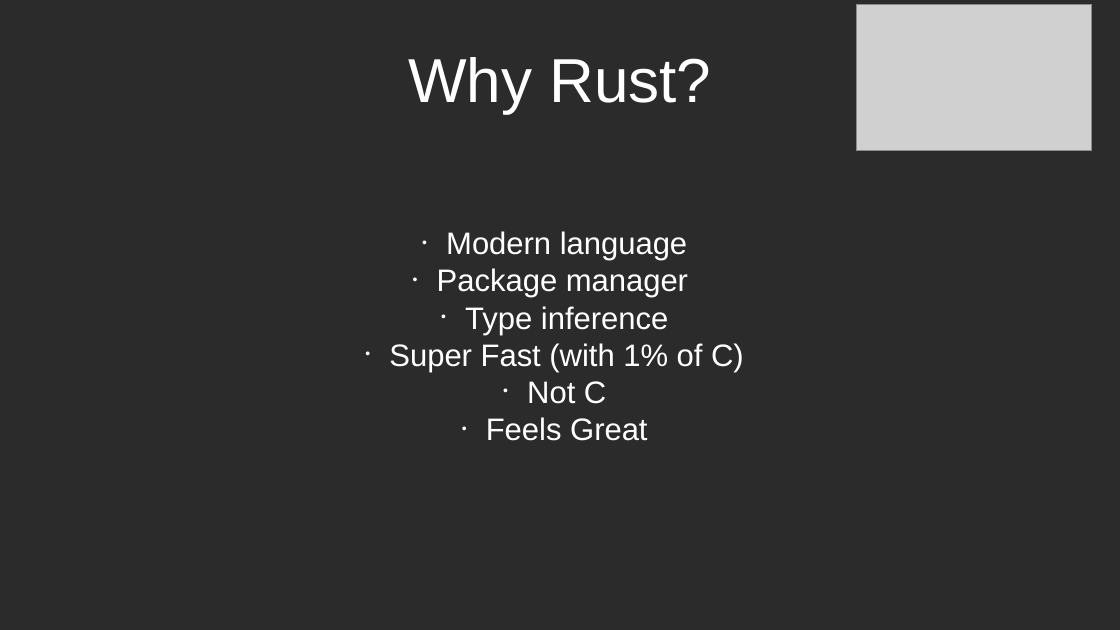
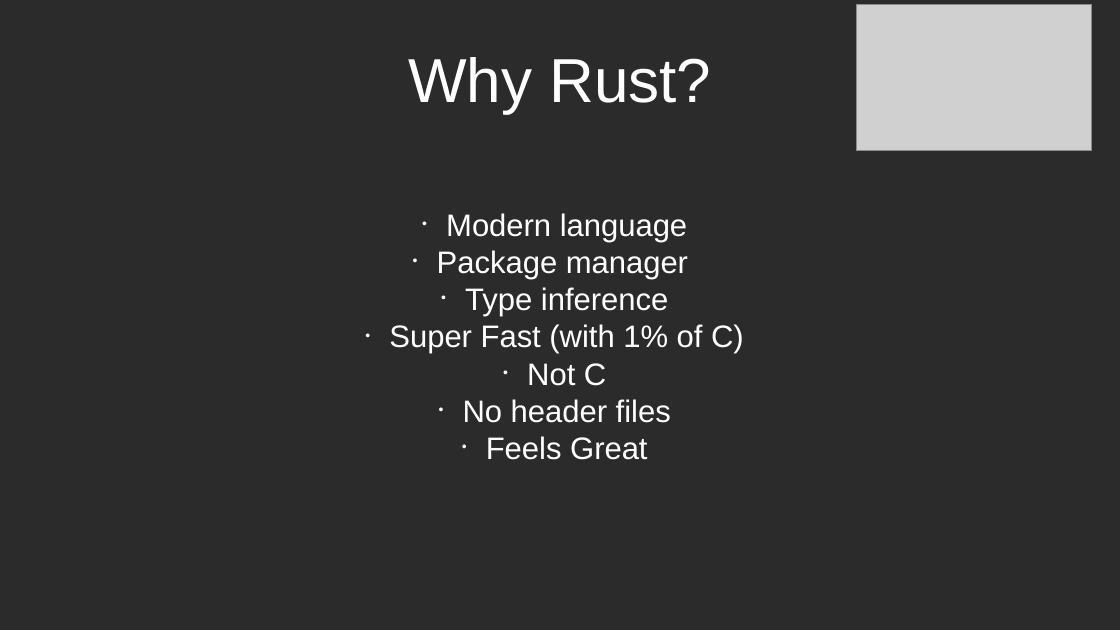
Before and after one commit to lucastepper/rust_talk, a slide deck: slide 4 of rust_presentation.odp. Drawn at 1120x630 pixels with LibreOffice and Linux fonts; fonts in the diff are those of the drawing; grey boxes stand for pictures; background and template pictures are left out; a plain dark background stands for a picture behind light text. Boxes give left, top, right and bottom in pixels: in the first picture for what was removed or moved away, otherwise in the second. Text is boxed around its words. In the diff, an @@ line names an element or a change of style, - is before the commit and + after.

```diff
--- a/rust_presentation.odp
+++ b/rust_presentation.odp
@@ text at box(463, 399, 671, 423): paragraph added @@
+• No header files
```
Also in this commit, not shown: 1 other slide changed, 4 slides added, 20 other files.
